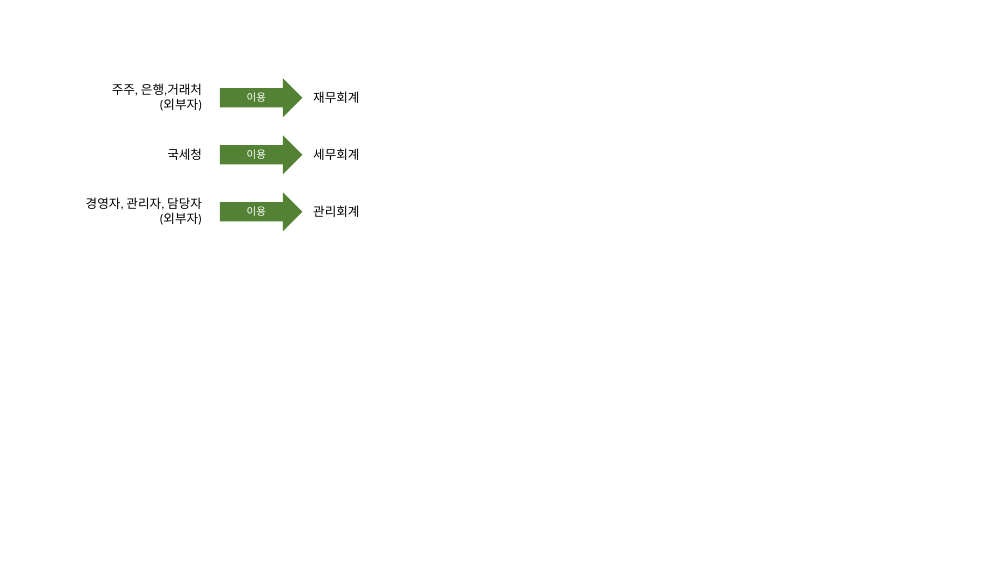
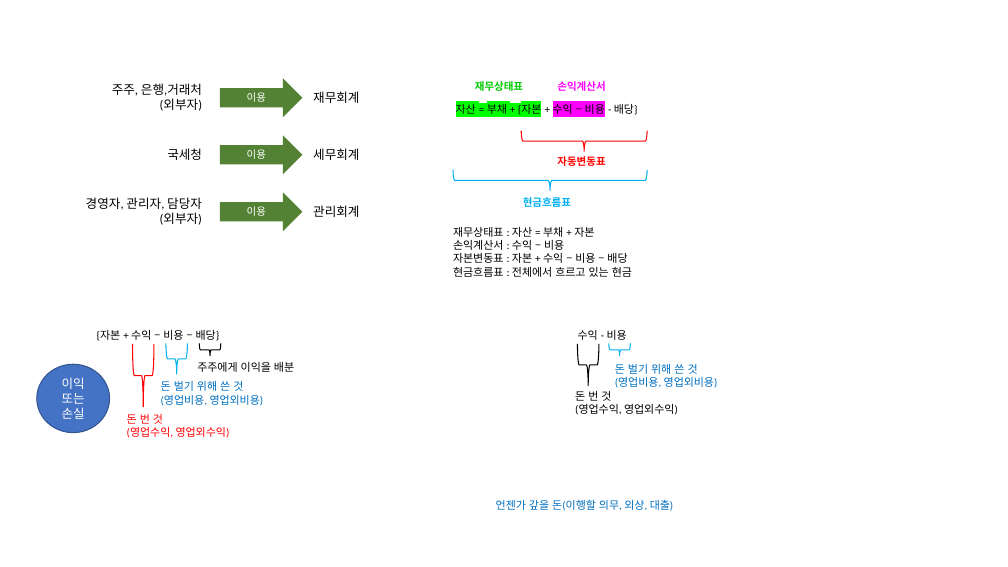
Before and after one commit to SangguKang/doc, a slide deck: slide 1 of template.pptx. Drawn at 1008x567 pixels with LibreOffice and Linux fonts; fonts in the diff are those of the drawing. Boxes give left, top, right and bottom in pixels: in the first picture for what was removed or moved away, otherwise in the second. Text is boxed around its words. In the diff, an @@ line names an element or a change of style, - is before the commit and + after.

```diff
--- a/template.pptx
+++ b/template.pptx
@@ text added at box(475, 81, 523, 91), 10 pt, text #00CC00, bold @@
+재무상태표
@@ text added at box(557, 81, 605, 91), 10 pt, text #FF00FF, bold @@
+손익계산서
@@ text added at box(456, 104, 638, 116), 10.5 pt, text #000000 @@
+자산 = 부채 + {자본 + 수익 – 비용 - 배당}
@@ right brace added at box(521, 130, 648, 152), outline #FF0000 1 pt @@
@@ right brace added at box(453, 170, 648, 191), outline #00B0F0 1 pt @@
@@ text added at box(557, 156, 605, 166), 10 pt, text #FF0000, bold @@
+자동변동표
@@ text added at box(523, 197, 571, 207), 10 pt, text #00B0F0, bold @@
+현금흐름표
@@ text added at box(453, 227, 632, 277), 10.5 pt, text #000000 @@
+재무상태표 : 자산 = 부채 + 자본
+손익계산서 : 수익 – 비용
+자본변동표 : 자본 + 수익 – 비용 – 배당
+현금흐름표 : 전체에서 흐르고 있는 현금
@@ text added at box(97, 330, 220, 341), 10.5 pt, text #000000 @@
+{자본 + 수익 – 비용 – 배당}
@@ right brace added at box(133, 344, 154, 408), outline #FF0000 1 pt @@
@@ right brace added at box(166, 344, 187, 375), outline #00B0F0 1 pt @@
@@ right brace added at box(199, 343, 220, 356), outline #000000 1 pt @@
@@ text added at box(578, 330, 627, 340), 10.5 pt, text #000000 @@
+수익 - 비용
@@ right brace added at box(578, 344, 599, 386), outline #000000 1 pt @@
@@ right brace added at box(609, 343, 630, 356), outline #00B0F0 1 pt @@
@@ ellipse added at box(37, 364, 110, 433), fill #4472C4, outline #325491 1 pt, 12 pt, text #FFFFFF @@
+이익 또는
+손실
@@ text added at box(161, 381, 264, 406), 10.5 pt, text #0070C0 @@
+돈 벌기 위해 쓴 것
+(영업비용, 영업외비용)
@@ text added at box(197, 362, 294, 372), 10.5 pt, text #000000 @@
+주주에게 이익을 배분
@@ text added at box(615, 364, 718, 388), 10.5 pt, text #0070C0 @@
+돈 벌기 위해 쓴 것
+(영업비용, 영업외비용)
@@ text added at box(127, 414, 230, 438), 10.5 pt, text #FF0000 @@
+돈 번 것
+(영업수익, 영업외수익)
@@ text added at box(575, 391, 678, 415), 10.5 pt, text #000000 @@
+돈 번 것
+(영업수익, 영업외수익)
@@ text added at box(496, 500, 674, 511), 10.5 pt, text #0070C0 @@
+언젠가 갚을 돈(이행할 의무, 외상, 대출)
```
Also in this commit, not shown: 1 other slide changed, 2 slides added, 2 other files.
